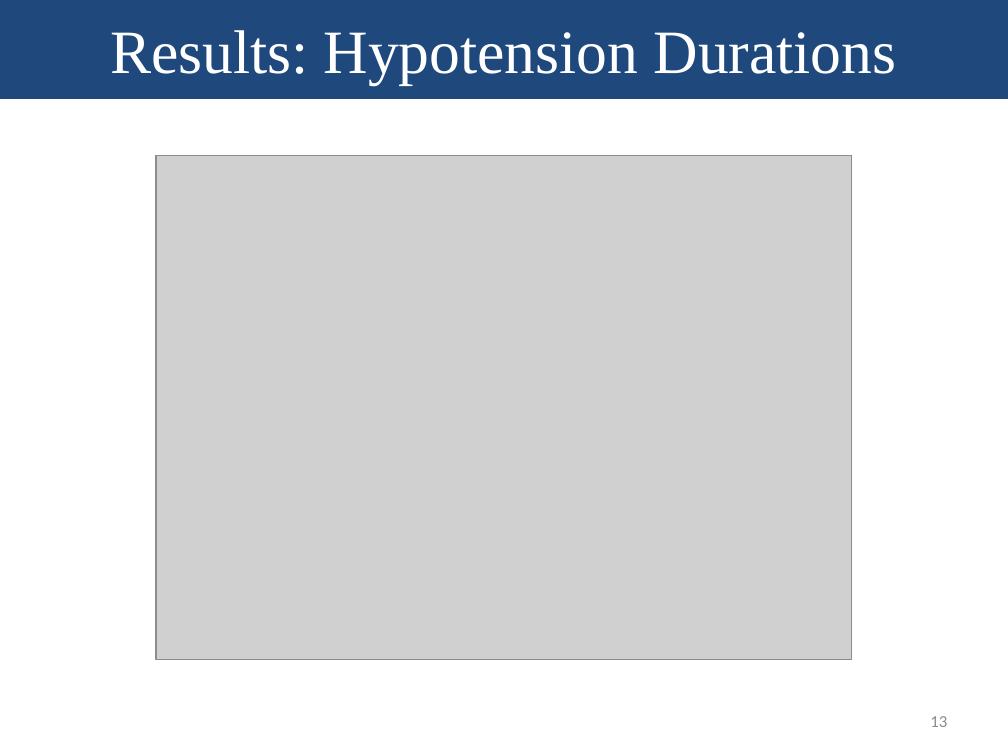
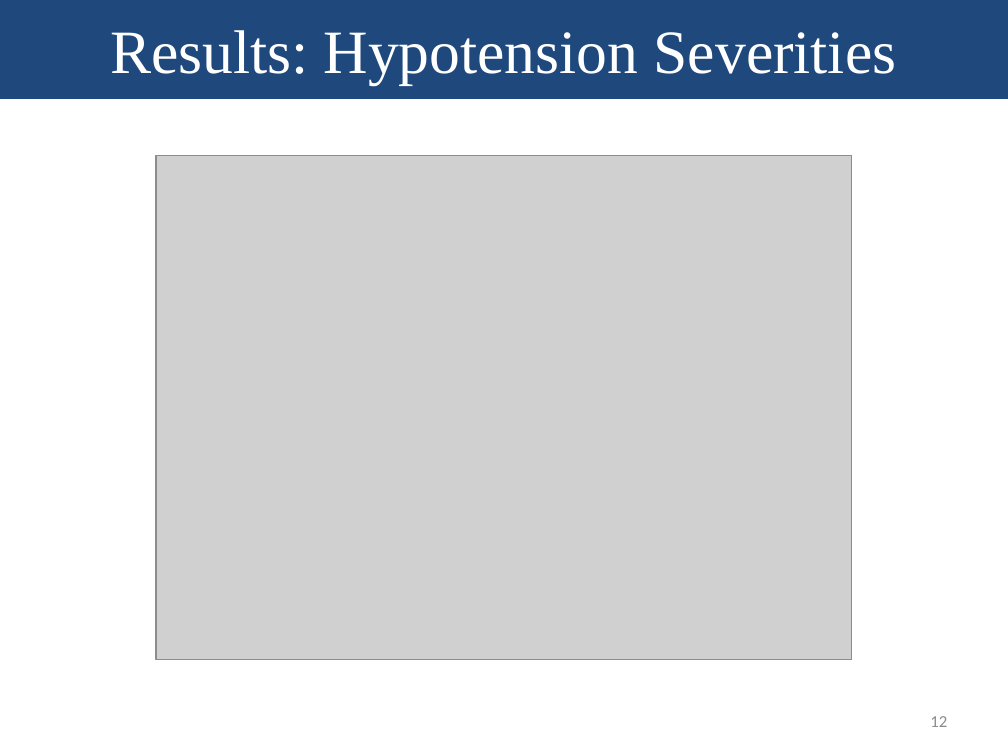
Before and after one commit to nalinimsingh/HST.953-AKI-Prediction, a slide deck: slide 12 of docs/Presentation.pptx (slide 13 before the commit). Drawn at 1008x756 pixels with LibreOffice and Linux fonts; fonts in the diff are those of the drawing; grey boxes stand for pictures. Boxes give left, top, right and bottom in pixels: in the first picture for what was removed or moved away, otherwise in the second. Text is boxed around its words. In the diff, an @@ line names an element or a change of style, - is before the commit and + after.

```diff
--- a/docs/Presentation.pptx
+++ b/docs/Presentation.pptx
@@ title at (x1=110, y1=30, x2=897, y2=85): text changed @@
-Results: Hypotension Durations
+Results: Hypotension Severities
@@ page number at (x1=930, y1=716, x2=947, y2=727): text changed @@
-13
+12
```
Also in this commit, not shown: 3 other slides changed, 2 other files.
